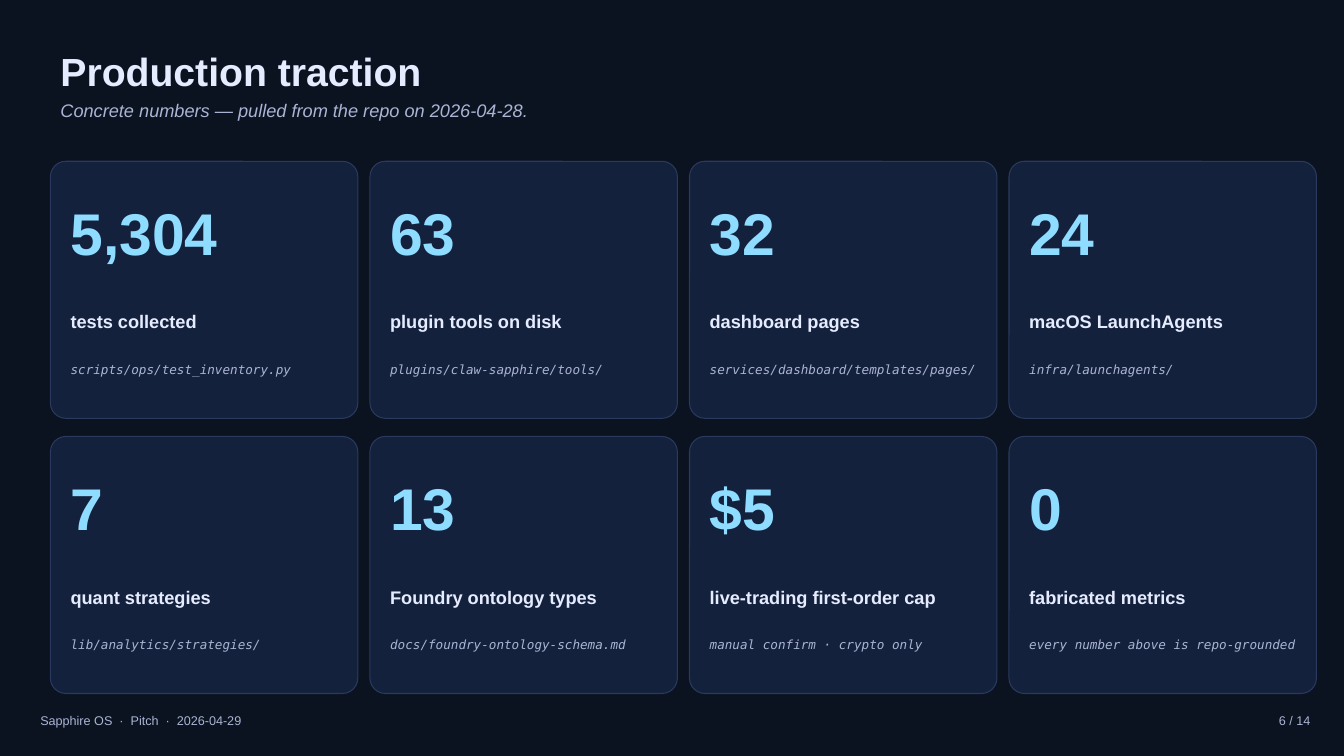
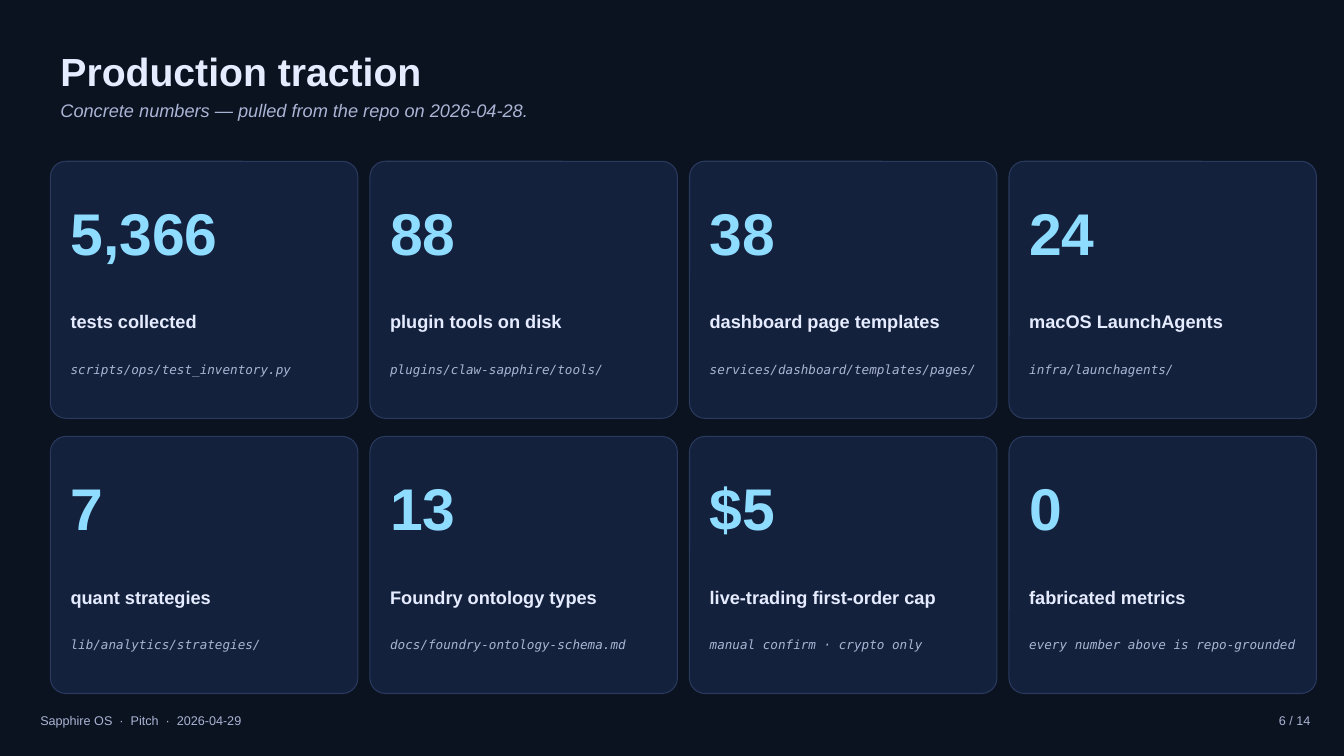
Before and after one commit to arigatoexpress/Sapphire, a slide deck: slide 6 of docs/diligence/sapphire-pitch-deck-2026-04-29.pptx. Drawn at 1344x756 pixels with LibreOffice and Linux fonts; fonts in the diff are those of the drawing. Boxes give left, top, right and bottom in pixels: in the first picture for what was removed or moved away, otherwise in the second. Text is boxed around its words. In the diff, an @@ line names an element or a change of style, - is before the commit and + after.

```diff
--- a/docs/diligence/sapphire-pitch-deck-2026-04-29.pptx
+++ b/docs/diligence/sapphire-pitch-deck-2026-04-29.pptx
@@ text at <box>71,214,218,264</box>: text changed @@
-5,304
+5,366
@@ text at <box>390,214,455,256</box>: text changed @@
-63
+88
@@ text at <box>710,214,775,256</box>: text changed @@
-32
+38
@@ text at <box>710,314,940,332</box>: text changed @@
-dashboard pages
+dashboard page templates
```
Also in this commit, not shown: 6 other slides changed, 4 other files.
